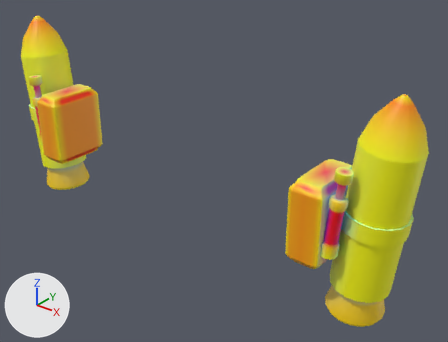
Before and after pictures for a commit that changed the glTF model models/parts/llm_gen_leg_thrusters_009_f00f57.glb.
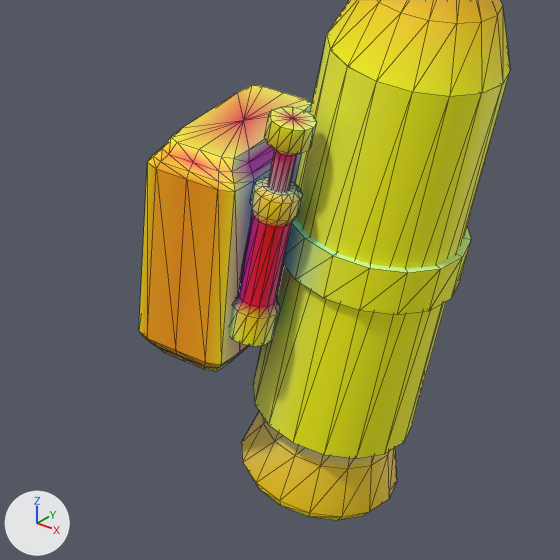
The first picture shows the older version from a 50 mm camera at (65.4, -67.8, 43.3) aimed at (6.7, 5.6, -2.2). The close-ups show the older and then the newer version on the part from 52% to 100% of the width and 37% to 100% of the height of that picture. Only the edits that show in the close-ups are written down. Every picture has the same lights, and +X, +Y and +Z are marked at lower left. The close-ups show mesh edges as thin lines. Vertices at exactly the same position are counted once.

The first close-up shows 'adapter_calf_clamp_r', 'calf_fuel_tank_0_crimson_gloss_r', 'calf_main_bell_3_vernier_bell_vernier_r', 'hyd_4_barrel_dark_r', 'hyd_4_piston_gold_r', 'tank_clamp_gold_2_amber_optic_r', 'tank_upper_cone_1_gold_r'.
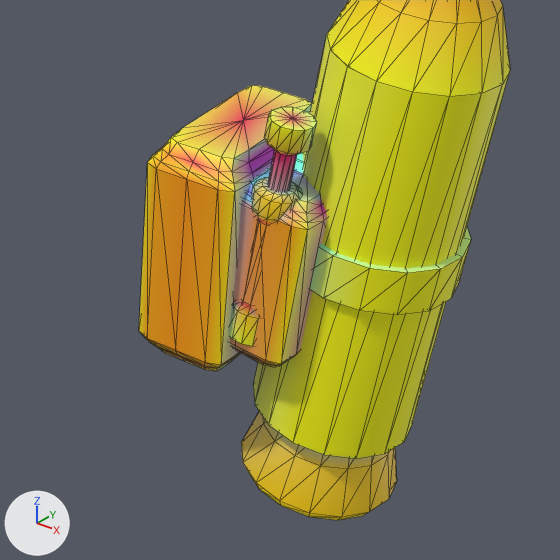
Pixel boxes (x1, y1, x2, y2) of what changed, in the close-ups (560 x 560 px):
'adapter_calf_clamp_r', reshaped
    before: (139, 85, 312, 371)
    after: (139, 85, 327, 371)
'adapter_calf_pin_gold_r', added (mostly hidden)
    after: (294, 153, 303, 174)
part 1 of me_adapter_calf_clamp_r, added
    after: (230, 167, 327, 367)
part 2 of me_adapter_calf_clamp_r, edited (looks the same)
    both: (217, 182, 252, 371)
part 3 of me_tank_clamp_gold_2_amber_optic_r, recoloured
    before: (292, 219, 310, 238)
part 4 of me_tank_clamp_gold_2_amber_optic_r, recoloured
    before: (296, 239, 364, 309)
    after: (310, 247, 364, 309)
part 5 of me_tank_clamp_gold_2_amber_optic_r, recoloured
    before: (283, 224, 336, 280)
    after: (319, 244, 336, 256)
part 6 of me_hyd_4_barrel_dark_r, recoloured
    both: (235, 178, 302, 346)

The change in detail:
me_adapter_calf_clamp_r is used by ob_adapter_calf_clamp_r; location (0.0, 0.0, 0.0).
me_adapter_calf_clamp_r had 114 vertices, 224 faces and spanned x 25.2..30.8, y -4.0..7.0, z -7.54..5.54.
me_adapter_calf_clamp_r now has 228 vertices, 448 faces and spans x 25.2..34.56, y -4.0..7.0, z -7.54..5.54.
me_adapter_calf_clamp_r part 1: a new loose piece of 114 vertices spanning x 28.24..34.56, y -3.0..6.2, z -6.4..4.4, in mat_defaultmaterial.
me_adapter_calf_clamp_r part 2: 17 kept faces spanning x 29.89..30.8, y -3.66..6.66, z -7.54..4.25 get new vertex colours.
me_tank_clamp_gold_2_amber_optic_r has 34 vertices, 64 faces and spans x 30.23..40.23, y -1.51..8.27, z -1.88..1.76.
me_tank_clamp_gold_2_amber_optic_r is used by ob_tank_clamp_gold_2_amber_optic_r; location (0.0, 0.0, 0.0).
me_tank_clamp_gold_2_amber_optic_r part 3: 15 faces centred in x 30.45..33.6, y 0.45..5.16, z -1.18..1.58 are repainted in the vertex colours; the middle colour goes from cyan #76ffea to cyan #76ffed.
me_tank_clamp_gold_2_amber_optic_r part 4: 6 faces centred in x 31.04..36.42, y -1.38..6.31, z -0.63..0.77 are repainted in the vertex colours; the middle colour goes from yellow #fbff2e to yellow #edff66.
me_tank_clamp_gold_2_amber_optic_r part 5: 4 faces centred in x 32.36..34.75, y -0.78..0.25, z -1.3..1.31 are repainted in the vertex colours; the middle colour goes from green #c4ffaa to cyan #76ffed.
me_hyd_4_barrel_dark_r has 100 vertices, 196 faces and spans x 29.94..33.44, y -3.27..-0.69, z -4.86..4.53.
me_hyd_4_barrel_dark_r is used by ob_hyd_4_barrel_dark_r; location (0.0, 0.0, 0.0).
me_hyd_4_barrel_dark_r part 6: 150 faces centred in x 30.04..33.36, y -3.18..-0.75, z -4.81..4.45 are repainted in the vertex colours, in many colours.
Mesh me_adapter_calf_pin_gold_r is new.
It is a 14-sided cylinder along x spanning x 26.6..33.0, y 0.04..2.96, z 1.7..4.7.
It uses material mat_defaultmaterial_001.
Object 'adapter_calf_pin_gold_r' (ob_adapter_calf_pin_gold_r) is new; it shows me_adapter_calf_pin_gold_r.
Its location is (0.0, 0.0, 0.0).
